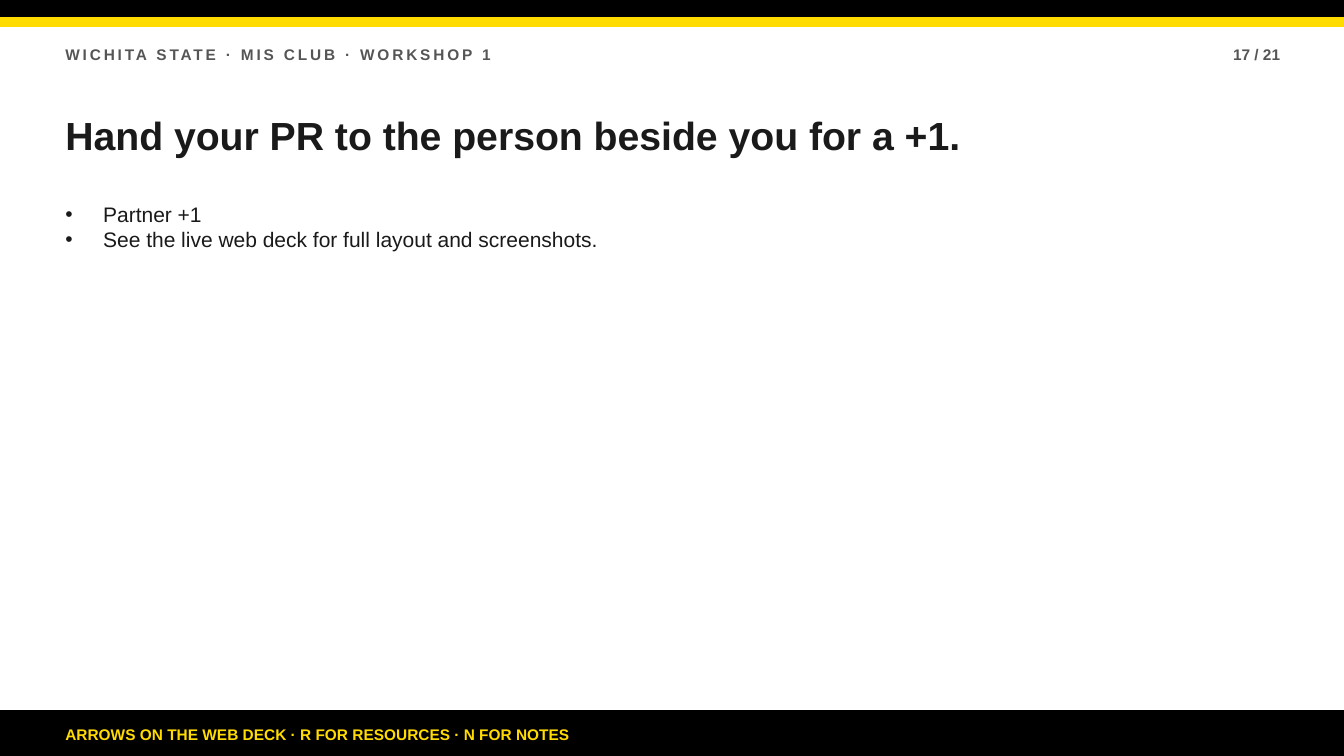
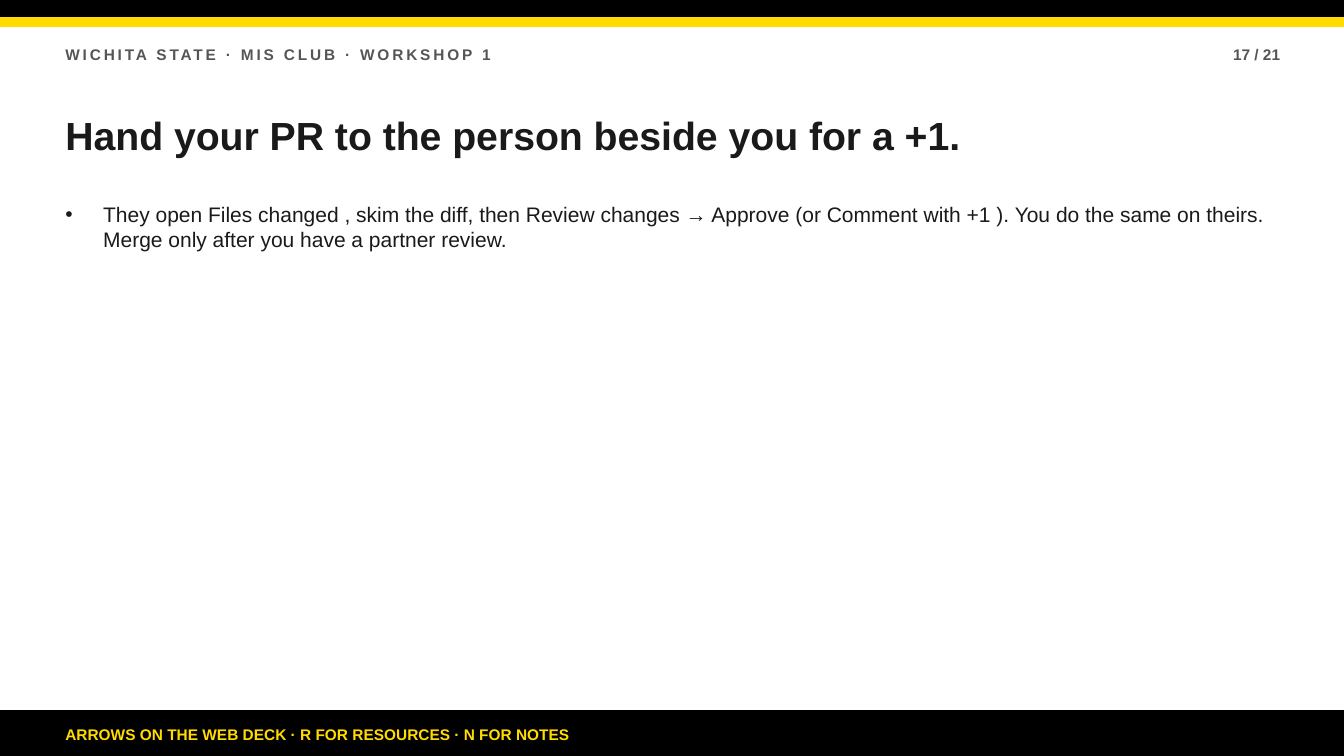
Before and after one commit to bsbcyber/workshop-site, a slide deck: slide 17 of downloads/workshop-1-presentation.pptx. Drawn at 1344x756 pixels with LibreOffice and Linux fonts; fonts in the diff are those of the drawing. Boxes give left, top, right and bottom in pixels: in the first picture for what was removed or moved away, otherwise in the second. Text is boxed around its words. In the diff, an @@ line names an element or a change of style, - is before the commit and + after.

```diff
--- a/downloads/workshop-1-presentation.pptx
+++ b/downloads/workshop-1-presentation.pptx
@@ text at (103,206,1263,252): text changed @@
-• Partner +1
-• See the live web deck for full layout and screenshots.
+• They open Files changed , skim the diff, then Review changes → Approve (or Comment with +1 ). You do the same on theirs. Merge only after you have a partner review.
```
Also in this commit, not shown: 18 other slides changed, 4 other files.
